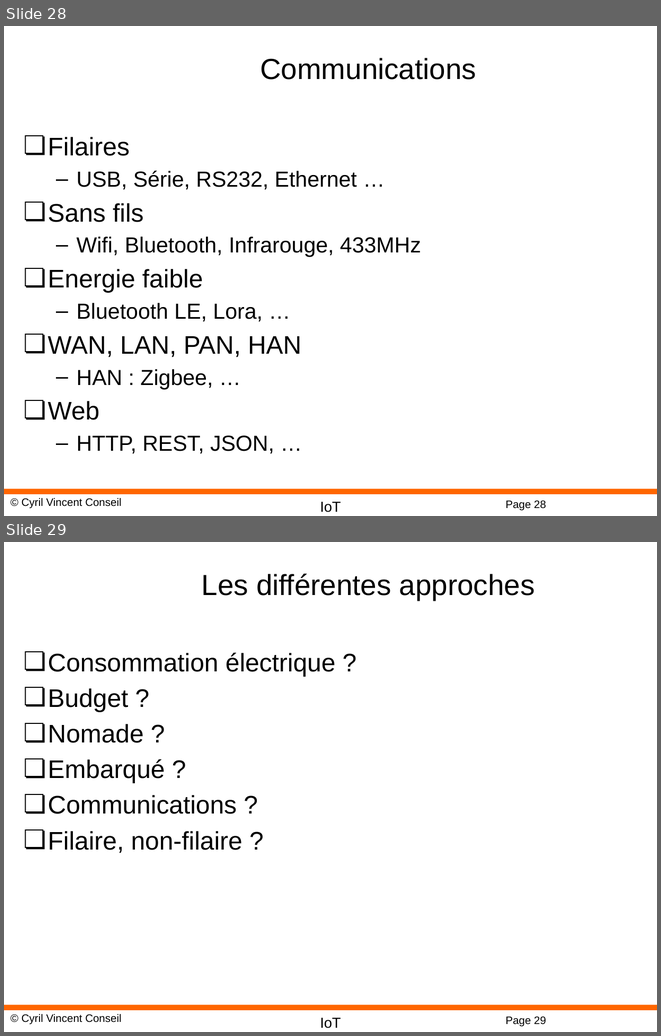
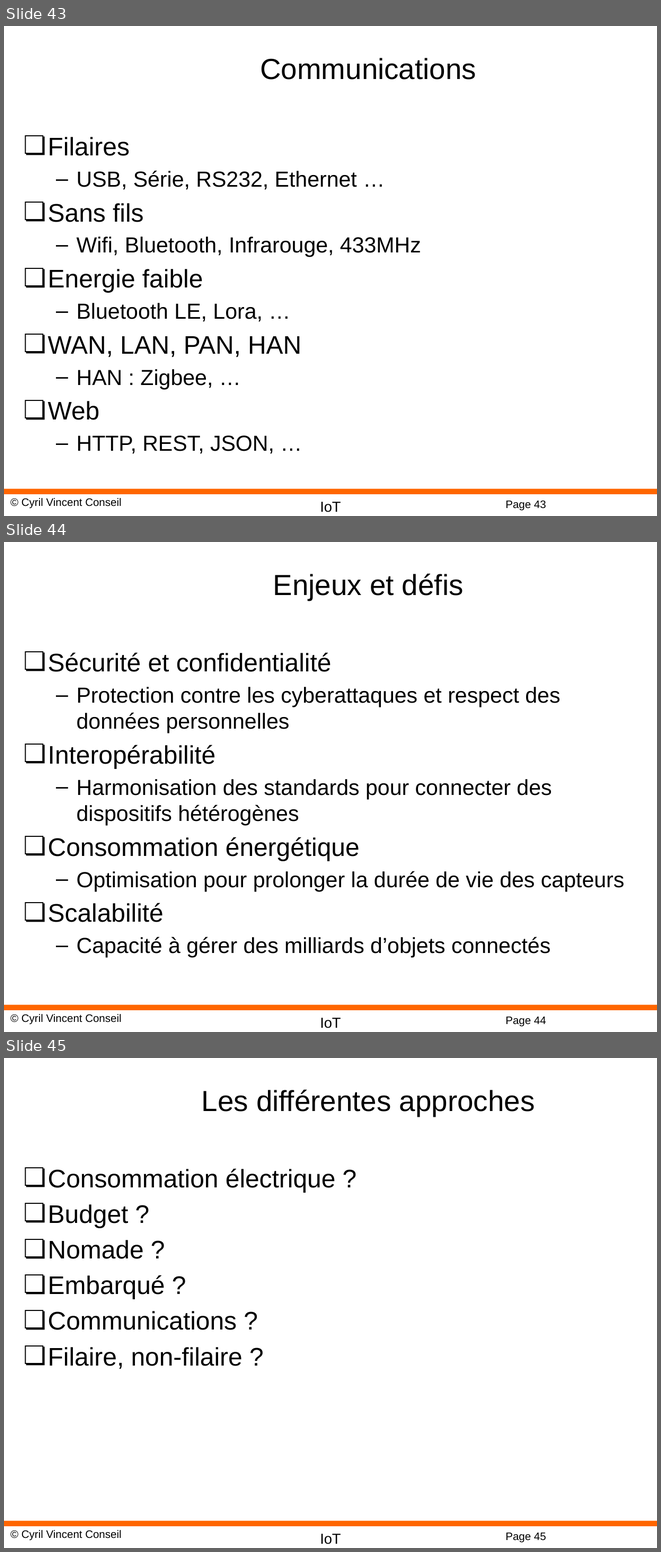
Before and after one commit to cyrilvincent/IoT, a slide deck: ppt/IoT01-Intro.pptx. Shown one above the other, each under a label of ours: slides 28 and 29 before the commit, slides 43, 44 and 45 after it. The pictures are 661x1036 and 661x1552 pixels, drawn with LibreOffice and Linux fonts; fonts in the diff are those of the drawing; background and template pictures are left out. Boxes give left, top, right and bottom in pixels: in the first picture for what was removed or moved away, otherwise in the second. Text is boxed around its words. In the diff, an @@ line names an element or a change of style, - is before the commit and + after.

```diff
--- a/ppt/IoT01-Intro.pptx
+++ b/ppt/IoT01-Intro.pptx
@@ slide 44 added at [4, 542, 657, 1032], background #FFFFFF; not listed: 4 template elements that a slide beside it also shows @@
@@ title added at [273, 573, 464, 600], 32 pt, text #000000 @@
+Enjeux et défis
@@ text added at [48, 652, 624, 957], 24 pt, text #000000 @@
+❏ Sécurité et confidentialité
+  – Protection contre les cyberattaques et respect des données personnelles
+❏ Interopérabilité
+  – Harmonisation des standards pour connecter des dispositifs hétérogènes
+❏ Consommation énergétique
+  – Optimisation pour prolonger la durée de vie des capteurs
+❏ Scalabilité
+  – Capacité à gérer des milliards d’objets connectés
@@ what was slide 28 is now slide 43 @@
@@ page number at [505, 500, 546, 510]: text changed @@
-Page 28
+Page 43
@@ what was slide 29 is now slide 45 @@
@@ page number at [505, 1532, 546, 1542]: text changed @@
-Page 29
+Page 45
```
Also in this commit, not shown: 16 other slides added, 56 other files.
